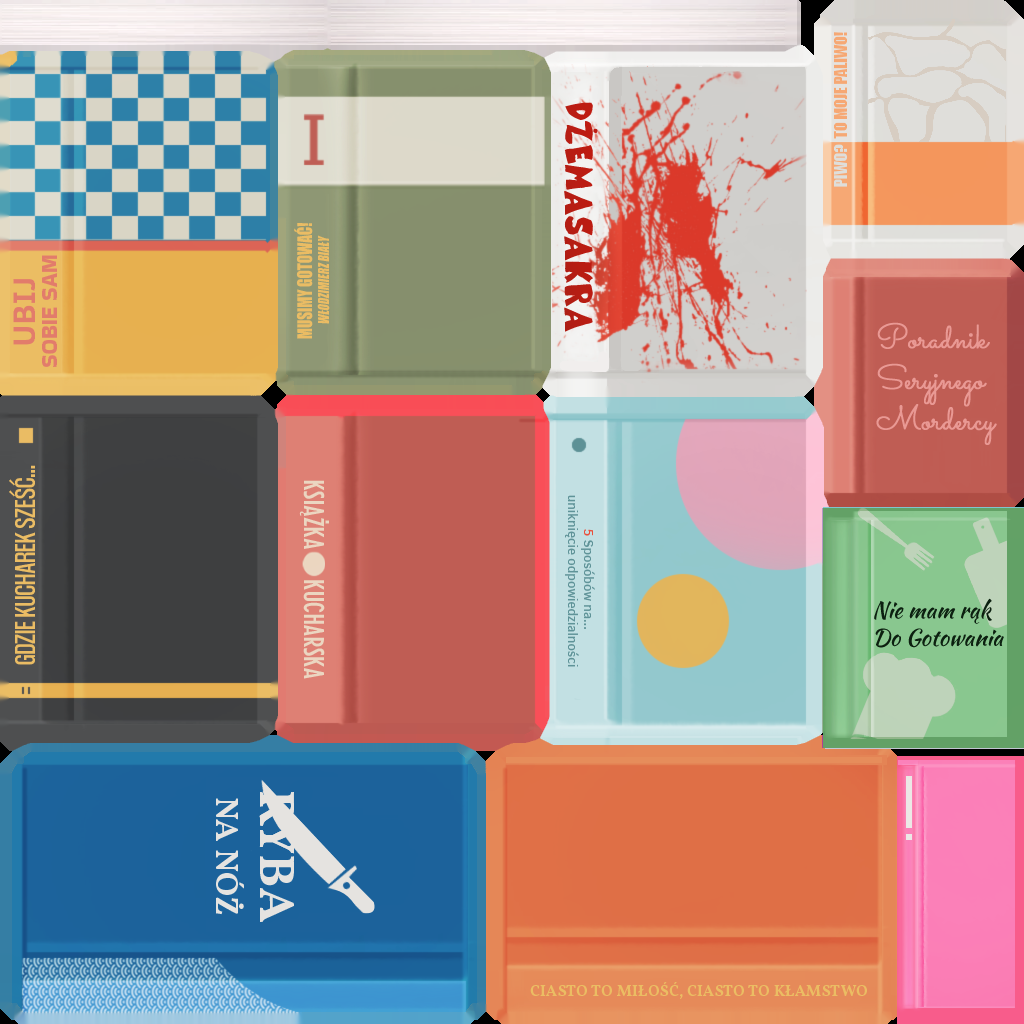
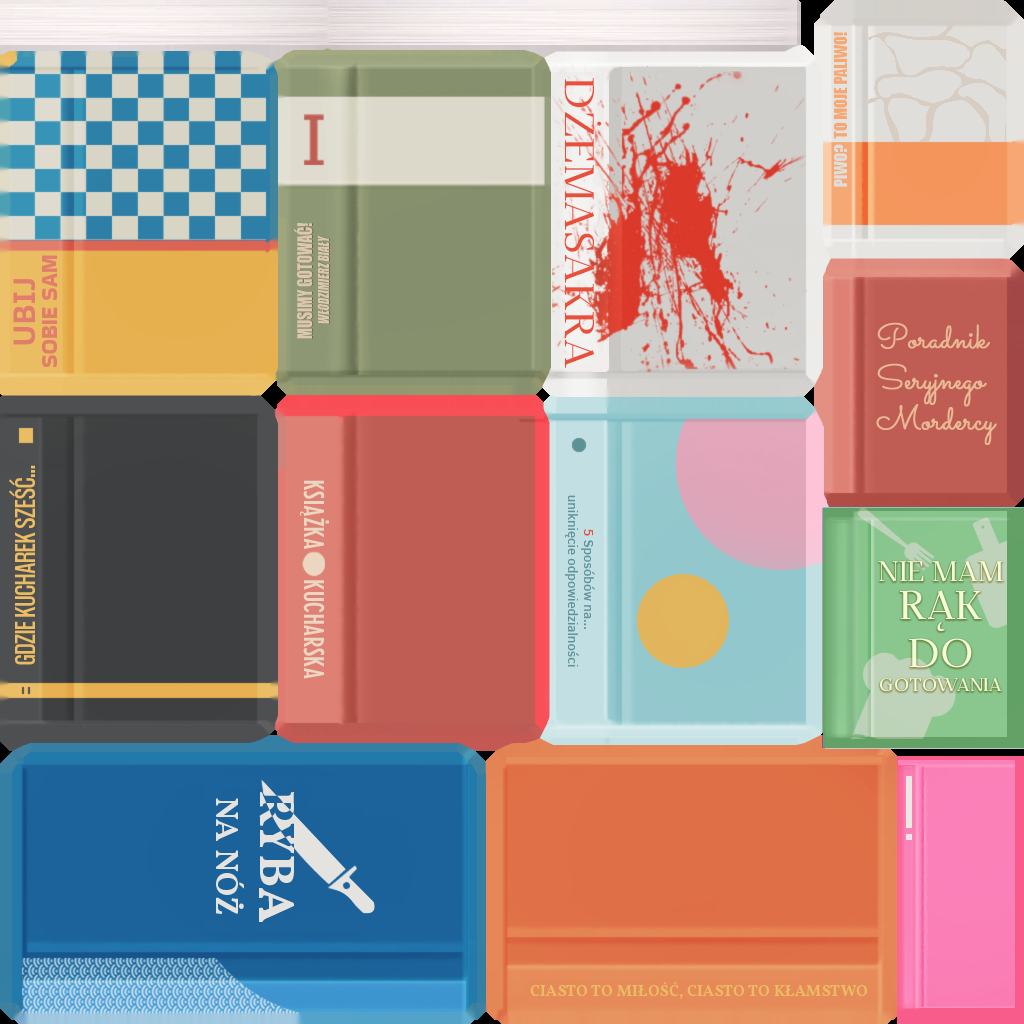
The second w=1024, h=1024 image is a revision of the first. Changes to its layers:
removed layer "Nie mam rąk Do Gotowania" over [874, 598, 1004, 648]
added layer "NIE MAM RĄK DO GOTOWANIA" above "RYBĘ" over [878, 561, 1003, 692]
moved "RYBĘ" (1st of 2) above "Poradnik Seryjnego Mordercy" over [259, 792, 294, 922]
added layer "A" (1st of 2, in "RYBĘ") in group "RYBĘ" over [259, 888, 293, 922]
removed layer "DŻEMASAKRA Copy" over [564, 102, 598, 332]
moved "DŻEMASAKRA" (1st of 2) above "Warstwa 1 Copy", painted on it over [564, 78, 602, 368]
